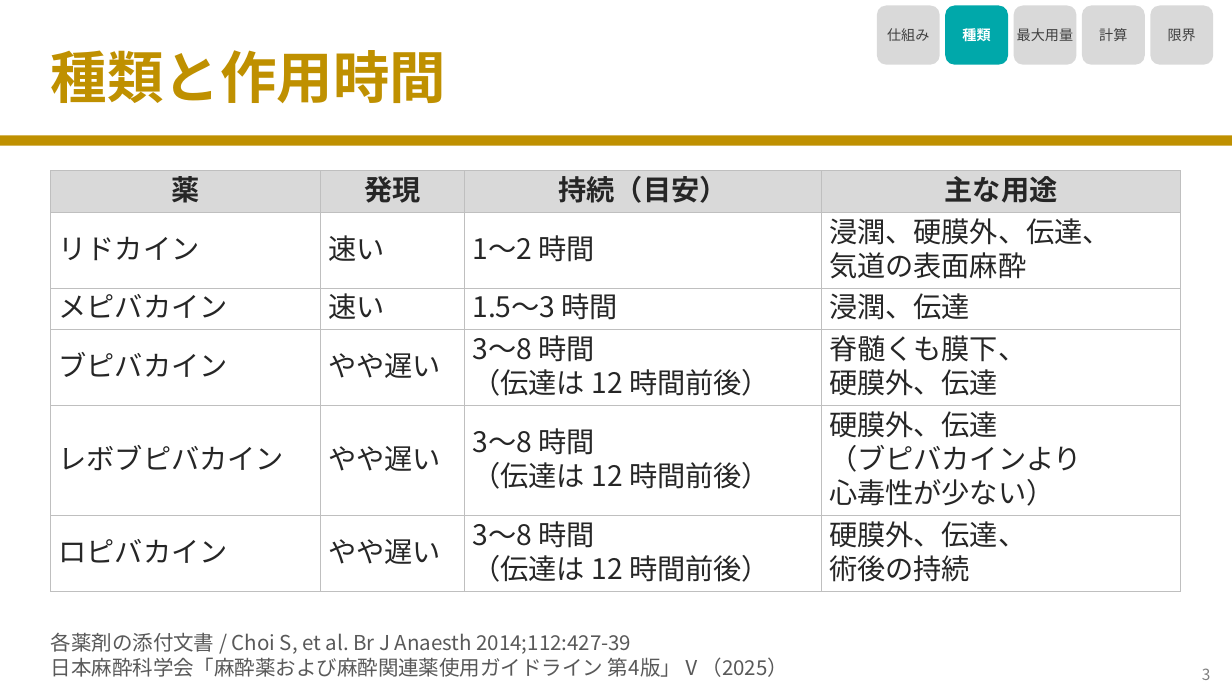
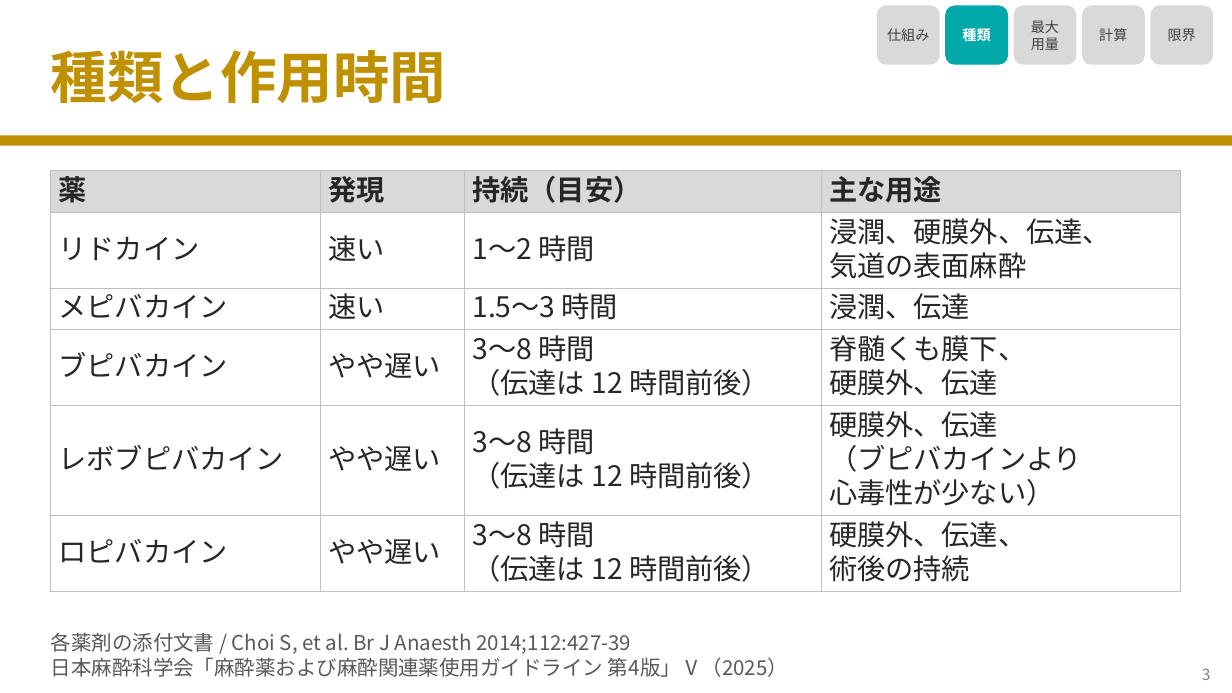
Before and after one commit to nobumitsu-3141/Anes-lecture, a slide deck: slide 4 of slides/3-11_local_anesthetics/3-11_local_anesthetics.pptx. Drawn at 1232x693 pixels with LibreOffice and Linux fonts; fonts in the diff are those of the drawing. Boxes give left, top, right and bottom in pixels: in the first picture for what was removed or moved away, otherwise in the second. Text is boxed around its words. In the diff, an @@ line names an element or a change of style, - is before the commit and + after.

```diff
--- a/slides/3-11_local_anesthetics/3-11_local_anesthetics.pptx
+++ b/slides/3-11_local_anesthetics/3-11_local_anesthetics.pptx
@@ text in rounded rectangle at [1031, 20, 1059, 50]: text changed @@
-最大用量
+最大
+用量
@@ table at [51, 171, 1181, 586] @@
@@ alignment centre to left @@
```
Also in this commit, not shown: 8 other slides changed, 7 other files.
